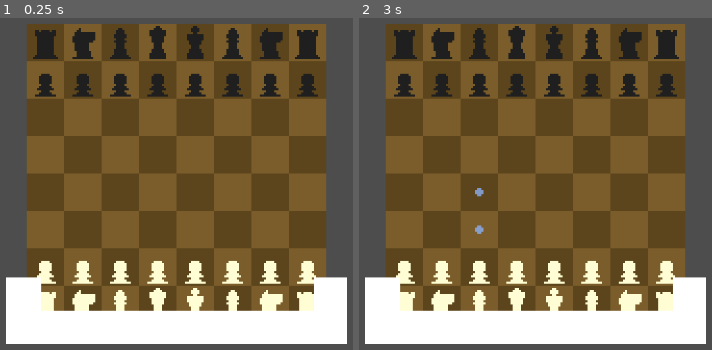
Above: before the commit, frames 1-2 (left to right).
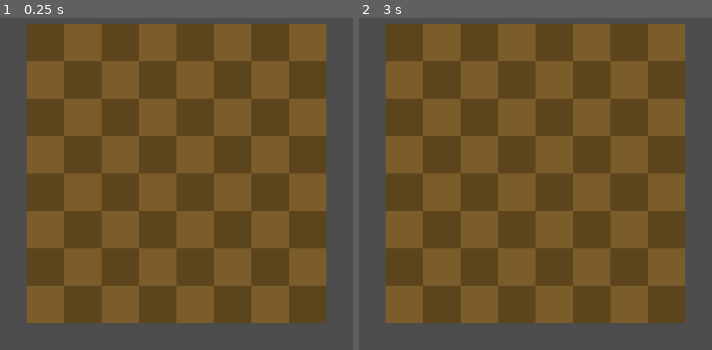
Above: after the commit, the same moments.

Repository: DavidBarta92/Golem-Chess
Game: Godot game, scene res://Scenes/main.tscn
Two runs of this game, one before a commit and one after it. Both use one fixed random seed, a clock stepped at 60 frames per second and the inputs below.
Inputs (mouse positions are in pixels of both pictures, inside the frame that each line leads up to):
- Up to frame 1 (0.25 s): no input
- Up to frame 2 (3 s): tap Enter at 0.5, 2 s; move the mouse to (711, 150) at 0.52 s; click (711, 150) at 0.67 s; tap Space at 1.25, 2.75 s; move the mouse to (376, 197) at 1.27 s; click (376, 197) at 1.42 s; move the mouse to (616, 74) at 2.02 s; click (616, 74) at 2.17 s; move the mouse to (496, 263) at 2.77 s; click (496, 263) at 2.92 s

The runs differ from the first frame. In frame 1, 21% of the frame differs, in the area x 1-99%, y 2-99%; in frame 2, 21%.

Commit message:
multiplayer

Diff:
--- /dev/null
+++ b/Scenes/Multiplayer.gd
@@ -0,0 +1,25 @@
+extends Node2D
+
+var multiplayer_peer = ENetMultiplayerPeer.new()
+
+func _ready():
+	join("127.0.0.1", 9999)
+
+func join(ip, port):
+	multiplayer_peer.create_client(ip, port)
+	multiplayer.multiplayer_peer = multiplayer_peer
+
+func send_move(start_pos, end_pos, promotion = null):
+	rpc_id(1, "send_move_info", multiplayer.get_unique_id(), start_pos, end_pos, promotion)
+
+@rpc
+func send_move_info():
+	pass
+
+@rpc("authority")
+func return_enemy_move(start_pos, end_pos, promotion):
+	$board.set_move(start_pos, end_pos, promotion)
+
+@rpc("authority")
+func give_turn(turn):
+	$board.set_turn(turn)
--- a/Scenes/chess.gd
+++ b/Scenes/chess.gd
@@ -69,6 +69,14 @@
 var unique_board_moves : Array = []
 var amount_of_same : Array = []
 
+var side #white - true, black - false
+
+func set_turn(_turn):
+	side = _turn
+	display_board()
+	if !side:
+		$"../Camera2D".global_rotation_degrees = 180
+
 func _ready():
 	board.append([4, 2, 3, 5, 6, 3, 2, 4])
 	board.append([1, 1, 1, 1, 1, 1, 1, 1])
@@ -79,8 +87,6 @@
 	board.append([-1, -1, -1, -1, -1, -1, -1, -1])
 	board.append([-4, -2, -3, -5, -6, -3, -2, -4])
 
-	display_board()
-
 	var white_buttons = get_tree().get_nodes_in_group("white_pieces")
 	var black_buttons = get_tree().get_nodes_in_group("black_pieces")
 
@@ -91,16 +97,24 @@
 		button.pressed.connect(self._on_button_pressed.bind(button))
 
 func _input(event):
-	if event is InputEventMouseButton && event.pressed && promotion_square == null:
-		if event.button_index == MOUSE_BUTTON_LEFT:
-			if is_mouse_out(): return
-			var var1 = snapped(get_global_mouse_position().x, 0) / CELL_WIDTH
-			var var2 = abs(snapped(get_global_mouse_position().y, 0)) / CELL_WIDTH
-			if !state && (white && board[var2][var1] > 0 || !white && board[var2][var1] < 0):
-				selected_piece = Vector2(var2, var1)
-				show_options()
-				state = true
-			elif state: set_move(var2, var1)
+	if side != null && side == white:
+		if event is InputEventMouseButton && event.pressed && promotion_square == null:
+			if event.button_index == MOUSE_BUTTON_LEFT:
+				if is_mouse_out(): return
+				var var1 = snapped(get_global_mouse_position().x, 0) / CELL_WIDTH
+				var var2 = abs(snapped(get_global_mouse_position().y, 0)) / CELL_WIDTH
+				if !state && (white && board[var2][var1] > 0 || !white && board[var2][var1] < 0):
+					selected_piece = Vector2(var2, var1)
+					show_options()
+					state = true
+				elif state:
+					if moves.has(Vector2(var2, var1)):
+						if !is_promotion_square(selected_piece, Vector2(var2, var1)):
+							get_parent().send_move(selected_piece, Vector2(var2, var1))
+						set_move(selected_piece, Vector2(var2, var1))
+
+					delete_dots()
+					state = false
 
 func is_mouse_out():
 	if get_rect().has_point(to_local(get_global_mouse_position())): return false
@@ -113,6 +127,8 @@
 	for i in BOARD_SIZE:
 		for j in BOARD_SIZE:
 			var holder = TEXTURE_HOLDER.instantiate()
+			if !side:
+				holder.global_rotation_degrees = 180
 			pieces.add_child(holder)
 			holder.global_position = Vector2(j * CELL_WIDTH + (CELL_WIDTH / 2), -i * CELL_WIDTH - (CELL_WIDTH / 2))
 
@@ -152,77 +168,72 @@
 	for child in dots.get_children():
 		child.queue_free()
 
-func set_move(var2, var1):
+func set_move(start_pos : Vector2, end_pos : Vector2, promotion = null):
 	var just_now = false
-	for i in moves:
-		if i.x == var2 && i.y == var1:
-			fifty_move_rule += 1
-			if is_enemy(Vector2(var2, var1)): fifty_move_rule = 0
-			match board[selected_piece.x][selected_piece.y]:
-				1:
-					fifty_move_rule = 0
-					if i.x == 7: promote(i)
-					if i.x == 3 && selected_piece.x == 1:
-						en_passant = i
-						just_now = true
-					elif en_passant != null:
-						if en_passant.y == i.y && selected_piece.y != i.y && en_passant.x == selected_piece.x:
-							board[en_passant.x][en_passant.y] = 0
-				-1:
-					fifty_move_rule = 0
-					if i.x == 0: promote(i)
-					if i.x == 4 && selected_piece.x == 6:
-						en_passant = i
-						just_now = true
-					elif en_passant != null:
-						if en_passant.y == i.y && selected_piece.y != i.y && en_passant.x == selected_piece.x:
-							board[en_passant.x][en_passant.y] = 0
-				4:
-					if selected_piece.x == 0 && selected_piece.y == 0: white_rook_left = true
-					elif selected_piece.x == 0 && selected_piece.y == 7: white_rook_right = true
-				-4:
-					if selected_piece.x == 7 && selected_piece.y == 0: black_rook_left = true
-					elif selected_piece.x == 7 && selected_piece.y == 7: black_rook_right = true
-				6:
-					if selected_piece.x == 0 && selected_piece.y == 4:
-						white_king = true
-						if i.y == 2:
-							white_rook_left = true
-							white_rook_right = true
-							board[0][0] = 0
-							board[0][3] = 4
-						elif i.y == 6:
-							white_rook_left = true
-							white_rook_right = true
-							board[0][7] = 0
-							board[0][5] = 4
-					white_king_pos = i
-				-6:
-					if selected_piece.x == 7 && selected_piece.y == 4:
-						black_king = true
-						if i.y == 2:
-							black_rook_left = true
-							black_rook_right = true
-							board[7][0] = 0
-							board[7][3] = -4
-						elif i.y == 6:
-							black_rook_left = true
-							black_rook_right = true
-							board[7][7] = 0
-							board[7][5] = -4
-					black_king_pos = i
-			if !just_now: en_passant = null
-			board[var2][var1] = board[selected_piece.x][selected_piece.y]
-			board[selected_piece.x][selected_piece.y] = 0
-			white = !white
-			threefold_position(board)
-			display_board()
-			break
-	delete_dots()
-	state = false
-
-	if (selected_piece.x != var2 || selected_piece.y != var1) && (white && board[var2][var1] > 0 || !white && board[var2][var1] < 0):
-		selected_piece = Vector2(var2, var1)
+	fifty_move_rule += 1
+	if is_enemy(end_pos): fifty_move_rule = 0
+	match board[start_pos.x][start_pos.y]:
+		1:
+			fifty_move_rule = 0
+			if end_pos.x == 7: promote(end_pos, promotion)
+			if end_pos.x == 3 && start_pos.x == 1:
+				en_passant = end_pos
+				just_now = true
+			elif en_passant != null:
+				if en_passant.y == end_pos.y && start_pos.y != end_pos.y && en_passant.x == start_pos.x:
+					board[en_passant.x][en_passant.y] = 0
+		-1:
+			fifty_move_rule = 0
+			if end_pos.x == 0: promote(end_pos, promotion)
+			if end_pos.x == 4 && start_pos.x == 6:
+				en_passant = end_pos
+				just_now = true
+			elif en_passant != null:
+				if en_passant.y == end_pos.y && start_pos.y != end_pos.y && en_passant.x == start_pos.x:
+					board[en_passant.x][en_passant.y] = 0
+		4:
+			if start_pos.x == 0 && start_pos.y == 0: white_rook_left = true
+			elif start_pos.x == 0 && start_pos.y == 7: white_rook_right = true
+		-4:
+			if start_pos.x == 7 && start_pos.y == 0: black_rook_left = true
+			elif start_pos.x == 7 && start_pos.y == 7: black_rook_right = true
+		6:
+			if start_pos.x == 0 && start_pos.y == 4:
+				white_king = true
+				if end_pos.y == 2:
+					white_rook_left = true
+					white_rook_right = true
+					board[0][0] = 0
+					board[0][3] = 4
+				elif end_pos.y == 6:
+					white_rook_left = true
+					white_rook_right = true
+					board[0][7] = 0
+					board[0][5] = 4
+			white_king_pos = end_pos
+		-6:
+			if start_pos.x == 7 && start_pos.y == 4:
+				black_king = true
+				if end_pos.y == 2:
+					black_rook_left = true
+					black_rook_right = true
+					board[7][0] = 0
+					board[7][3] = -4
+				elif end_pos.y == 6:
+					black_rook_left = true
+					black_rook_right = true
+					board[7][7] = 0
+					board[7][5] = -4
+			black_king_pos = end_pos
+	if !just_now: en_passant = null
+	board[end_pos.x][end_pos.y] = board[start_pos.x][start_pos.y]
+	board[start_pos.x][start_pos.y] = 0
+	white = !white
+	threefold_position(board)
+	display_board()
+
+	if (start_pos.x != end_pos.x || start_pos.y != end_pos.y) && (white && board[end_pos.x][end_pos.y] > 0 || !white && board[end_pos.x][end_pos.y] < 0):
+		start_pos = end_pos
 		show_options()
 		state = true
 	elif is_stalemate():
@@ -487,16 +498,20 @@
 	if white && board[pos.x][pos.y] < 0 || !white && board[pos.x][pos.y] > 0: return true
 	return false
 
-func promote(_var : Vector2):
-	promotion_square = _var
-	white_pieces.visible = white
-	black_pieces.visible = !white
+func promote(_var : Vector2, promotion = null):
+	if promotion == null:
+		promotion_square = _var
+		white_pieces.visible = white
+		black_pieces.visible = !white
+	else:
+		board[_var.x][_var.y] = promotion if white else -promotion
 
 func _on_button_pressed(button):
 	var num_char = int(button.name.substr(0, 1))
 	board[promotion_square.x][promotion_square.y] = -num_char if white else num_char
 	white_pieces.visible = false
 	black_pieces.visible = false
+	get_parent().send_move(selected_piece, promotion_square, num_char)
 	promotion_square = null
 	display_board()
 
@@ -582,3 +597,10 @@
 			return
 	unique_board_moves.append(var1.duplicate(true))
 	amount_of_same.append(1)
+
+func is_promotion_square(start_pos, end_pos) -> bool:
+	if abs(board[start_pos.x][start_pos.y]) == 1:
+		if end_pos.x == 7 && white || end_pos.y == 1 && !white:
+			return true
+
+	return false
--- a/Scenes/main.tscn
+++ b/Scenes/main.tscn
@@ -1,5 +1,6 @@
-[gd_scene load_steps=26 format=3 uid="uid://cwftxr73pdl8"]
+[gd_scene load_steps=27 format=3 uid="uid://cwftxr73pdl8"]
 
+[ext_resource type="Script" uid="uid://bmwxm03yki7x2" path="res://Scenes/Multiplayer.gd" id="1_hptm8"]
 [ext_resource type="PackedScene" uid="uid://cc03qg5anporg" path="res://Scenes/board.tscn" id="1_jjgbg"]
 [ext_resource type="Texture2D" uid="uid://5kvvotqdusmh" path="res://Assets/white_knight.png" id="1_ynf5e"]
 [ext_resource type="Texture2D" uid="uid://b5pm38hexu7g0" path="res://Assets/white_bishop.png" id="2_hptm8"]
@@ -57,6 +58,7 @@
 texture = ExtResource("8_k12tt")
 
 [node name="Main" type="Node2D"]
+script = ExtResource("1_hptm8")
 
 [node name="Camera2D" type="Camera2D" parent="."]
 position = Vector2(72, -72)
Not shown, added: Scenes/Multiplayer.gd.uid
